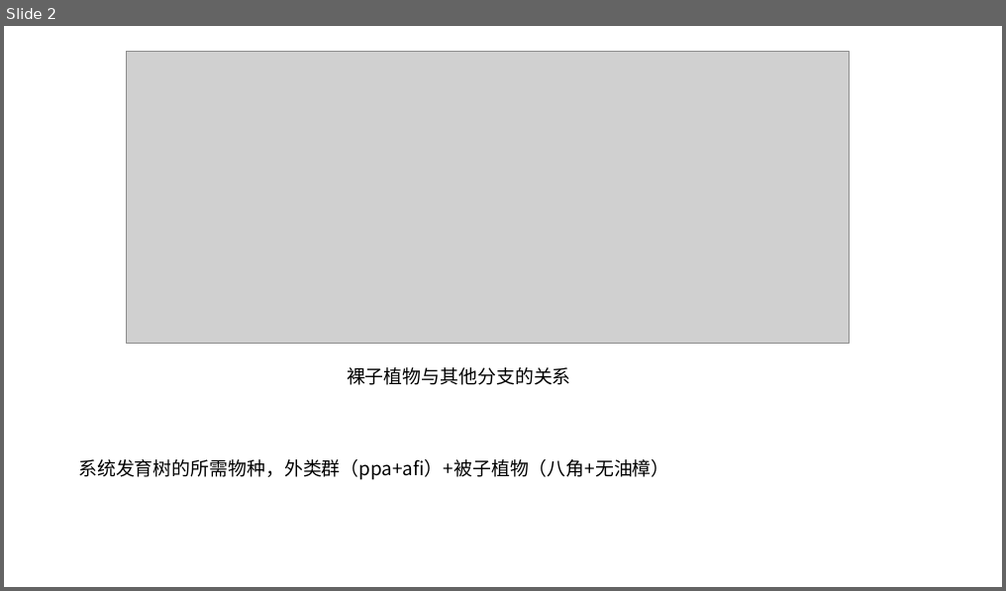
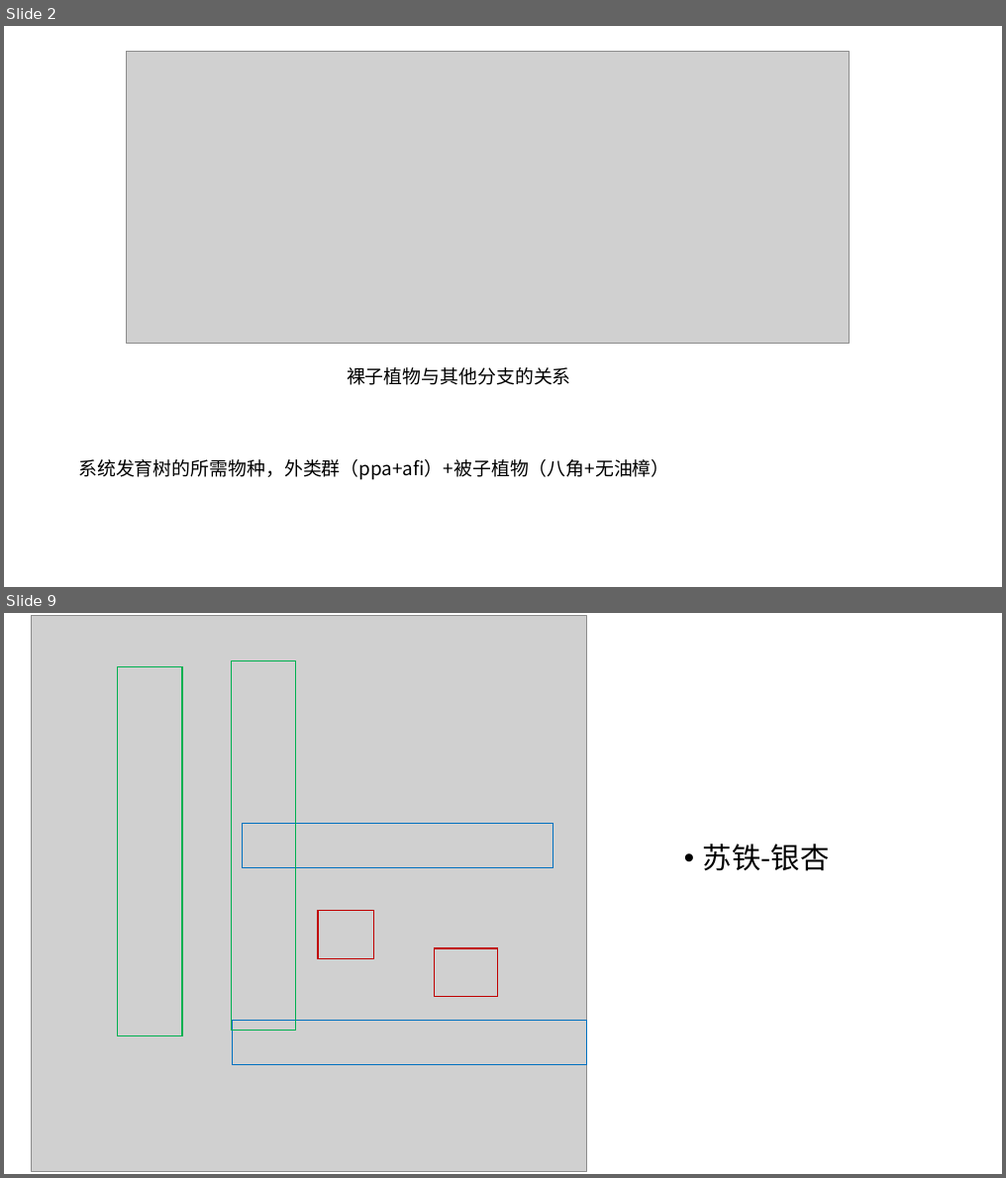
Before and after one commit to zhaokx1900/gymnosperm-karyotype, a slide deck: gymnosperm.pptx. Shown one above the other, each under a label of ours: slide 2 before the commit, slides 2 and 9 after it; the slides between them are not shown. The pictures are 1006x591 and 1006x1178 pixels, drawn with LibreOffice and Linux fonts; fonts in the diff are those of the drawing; grey boxes stand for pictures. Boxes give left, top, right and bottom in pixels: in the first picture for what was removed or moved away, otherwise in the second. Text is boxed around its words. In the diff, an @@ line names an element or a change of style, - is before the commit and + after.

```diff
--- a/gymnosperm.pptx
+++ b/gymnosperm.pptx
@@ slide 9 added at [4,613,1002,1174], background #FFFFFF @@
@@ picture added at [31,616,587,1172] @@
@@ rectangle added at [117,666,182,1036], outline #00B050 1 pt @@
@@ rectangle added at [231,661,296,1030], outline #00B050 1 pt @@
@@ rectangle added at [242,823,553,868], outline #0070C0 1 pt @@
@@ text added at [703,844,830,871], 28 pt, text #000000 @@
+• 苏铁-银杏
@@ rectangle added at [318,911,374,959], outline #C00000 1 pt @@
@@ rectangle added at [434,949,497,997], outline #C00000 1 pt @@
@@ rectangle added at [233,1020,586,1065], outline #0070C0 1 pt @@
```
Also in this commit, not shown: 7 other slides added, 1 slide removed, 1 other file.
